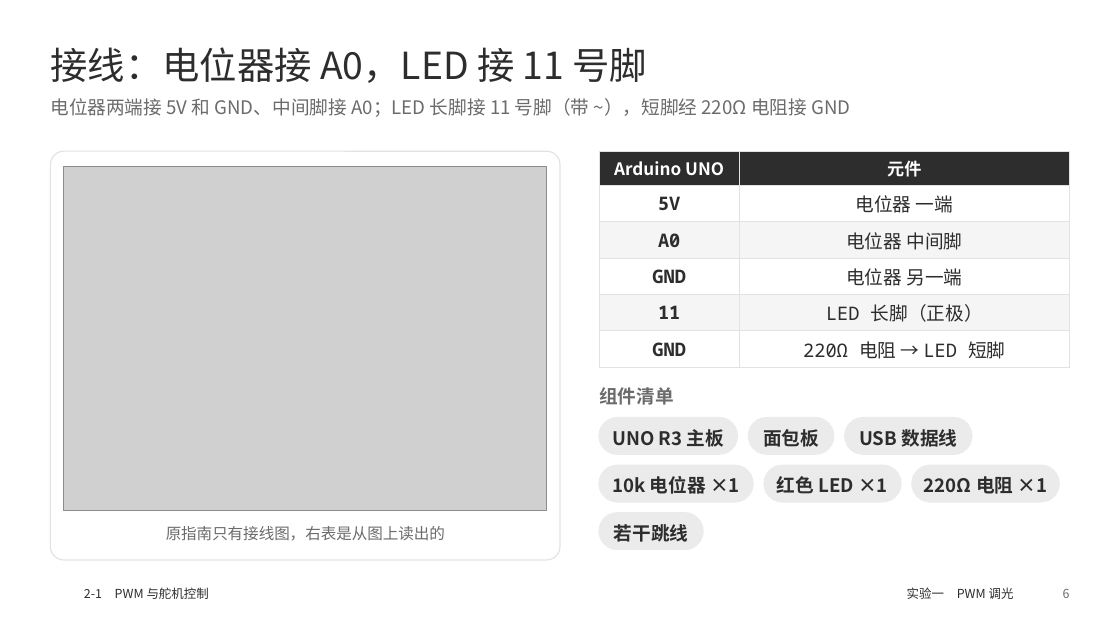
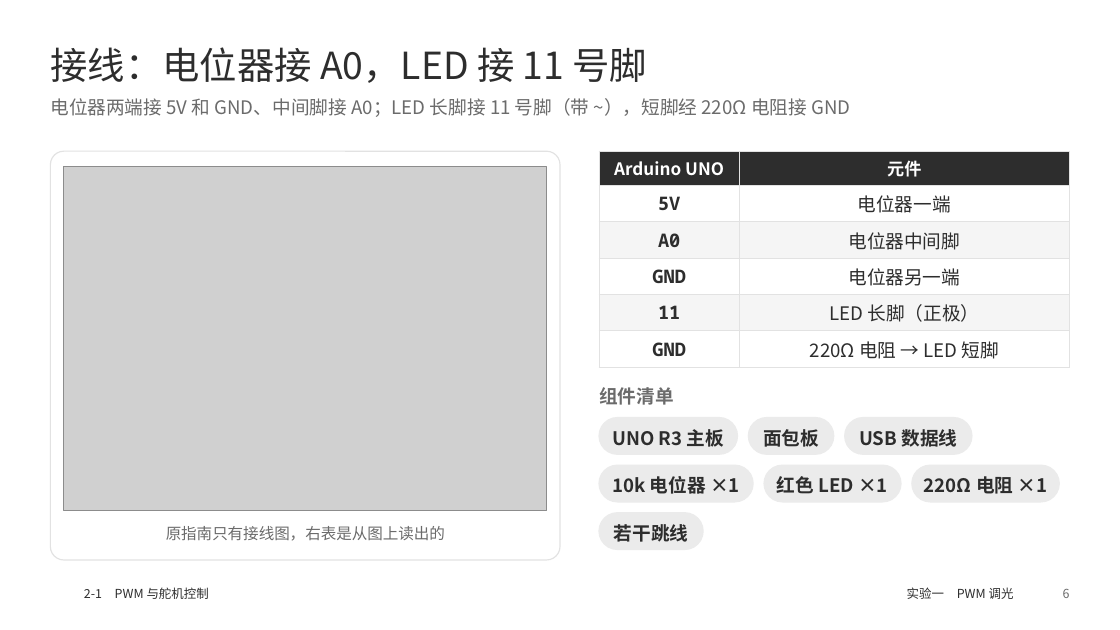
Before and after one commit to memoryzm214/Ericzm214, a slide deck: slide 6 of arduino-ppt/output/2-1_PWM_RGB呼吸灯_舵机_摇杆.pptx. Drawn at 1120x630 pixels with LibreOffice and Linux fonts; fonts in the diff are those of the drawing; grey boxes stand for pictures; background and template pictures are left out. Boxes give left, top, right and bottom in pixels: in the first picture for what was removed or moved away, otherwise in the second. Text is boxed around its words. In the diff, an @@ line names an element or a change of style, - is before the commit and + after.

```diff
--- a/arduino-ppt/output/2-1_PWM_RGB呼吸灯_舵机_摇杆.pptx
+++ b/arduino-ppt/output/2-1_PWM_RGB呼吸灯_舵机_摇杆.pptx
@@ table at bbox=[599, 151, 1070, 363] @@
-row 2, column 2: 电位器 一端
+row 2, column 2: 电位器一端
-row 3, column 2: 电位器 中间脚
+row 3, column 2: 电位器中间脚
-row 4, column 2: 电位器 另一端
+row 4, column 2: 电位器另一端
@@ font Noto Sans Mono to Noto Sans CJK SC in "LED 长脚（正极）", "220Ω 电阻 → LED 短脚" @@
```
Also in this commit, not shown: 10 other slides changed, 3 other files.
